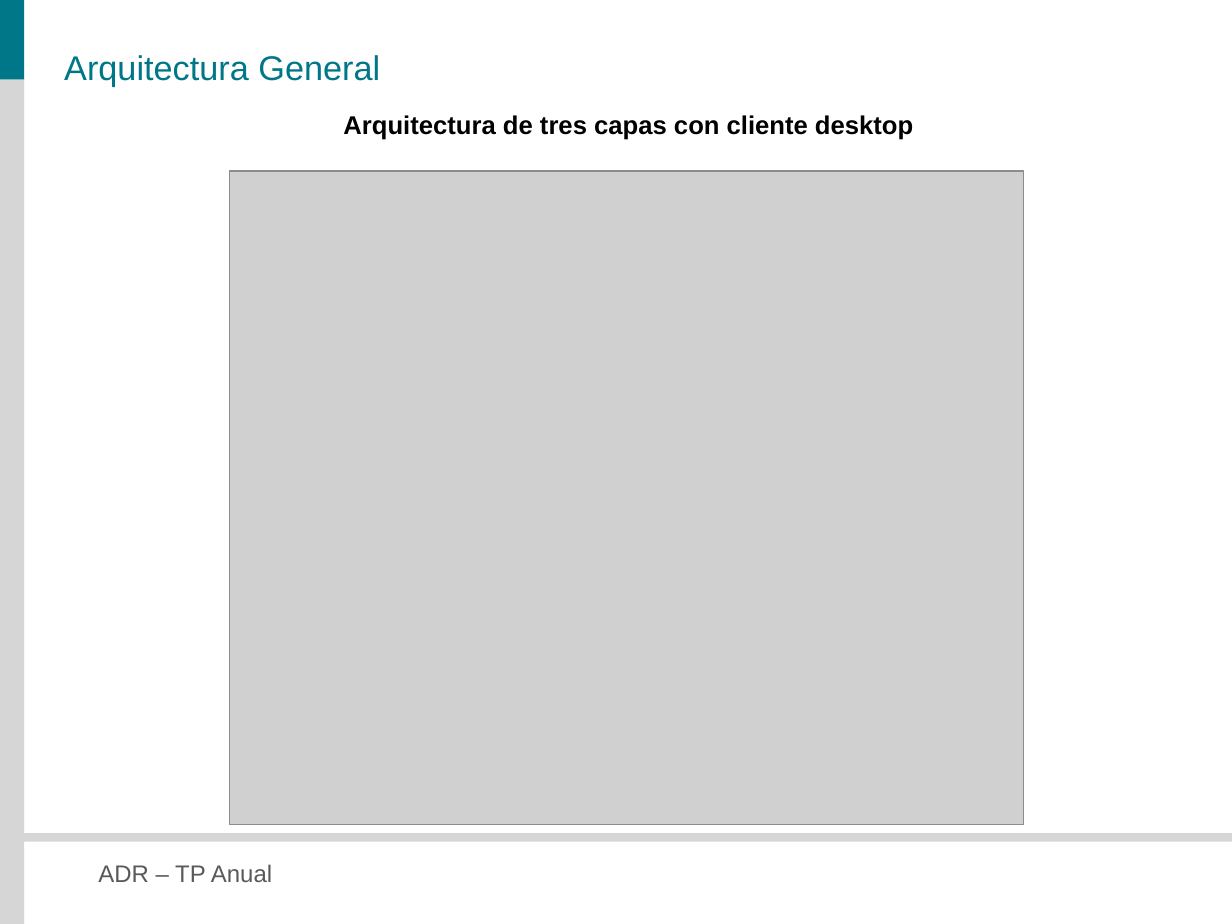
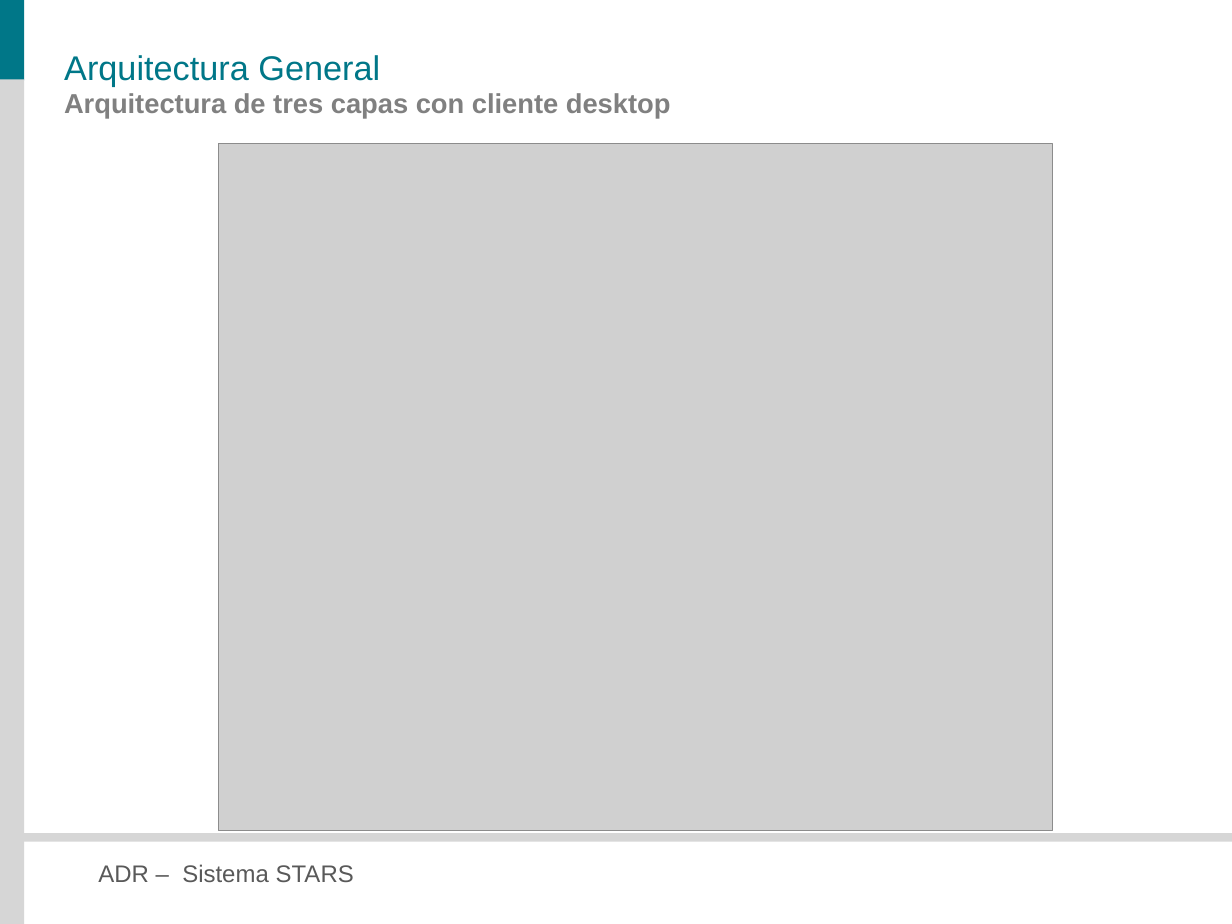
Before and after one commit to veritoreinoso/adr-2010, a slide deck: slide 3 of Presentacion.pptx. Drawn at 1232x924 pixels with LibreOffice and Linux fonts; fonts in the diff are those of the drawing; grey boxes stand for pictures. Boxes give left, top, right and bottom in pixels: in the first picture for what was removed or moved away, otherwise in the second. Text is boxed around its words. In the diff, an @@ line names an element or a change of style, - is before the commit and + after.

```diff
--- a/Presentacion.pptx
+++ b/Presentacion.pptx
@@ text "Arquitectura de tres capas con ...": place and size @@
-text "Arquitectura de tres capas con ..." at (343,115,913,140)
+text "Arquitectura de tres capas con ..." at (64,93,671,119)
@@ text "Arquitectura de tres capas con ..." at (64,93,671,119): size 15 to 16 pt, text colour #000000 to #808080; alignment centre to left; indent changed @@
@@ picture: place and size @@
-picture at (229,171,1023,825)
+picture at (218,143,1052,830)
@@ text at (98,864,354,882): text changed @@
-ADR – TP Anual
+ADR – Sistema STARS
```
Also in this commit, not shown: 31 other slides changed, 1 slide added, 1 slide removed.
